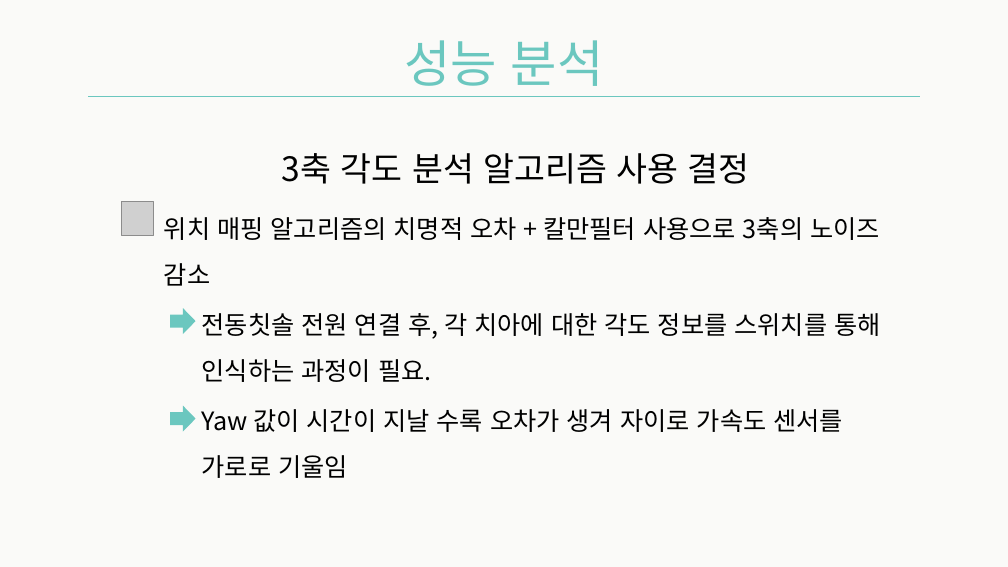
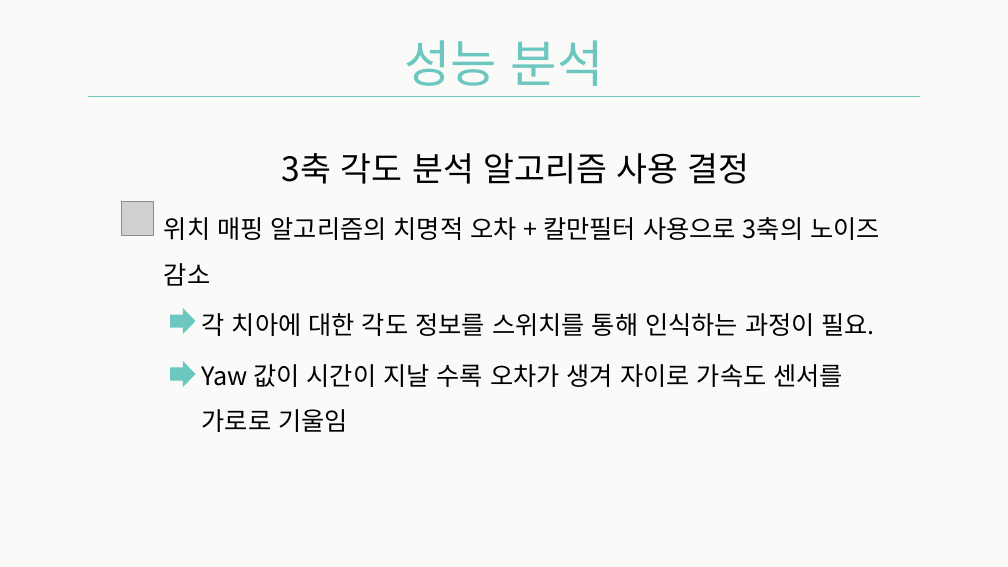
Before and after one commit to Team-Achi/Docs, a slide deck: slide 12 of PPT/캡스톤디자인_13주차_발표자료_5조.pptx. Drawn at 1008x567 pixels with LibreOffice and Linux fonts; fonts in the diff are those of the drawing; grey boxes stand for pictures. Boxes give left, top, right and bottom in pixels: in the first picture for what was removed or moved away, otherwise in the second. Text is boxed around its words. In the diff, an @@ line names an element or a change of style, - is before the commit and + after.

```diff
--- a/PPT/캡스톤디자인_13주차_발표자료_5조.pptx
+++ b/PPT/캡스톤디자인_13주차_발표자료_5조.pptx
@@ text at [202, 313, 875, 336]: text changed @@
-  • 전동칫솔 전원 연결 후, 각 치아에 대한 각도 정보를 스위치를 통해 인식하는 과정이 필요.
+  • 각 치아에 대한 각도 정보를 스위치를 통해 인식하는 과정이 필요.
@@ right arrow: place and size @@
-right arrow at [170, 405, 196, 431]
+right arrow at [170, 361, 196, 387]
```
Also in this commit, not shown: 2 other slides changed.
